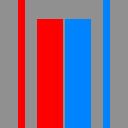
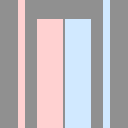
Layer changes from the first (128, 128) image to the second:
removed layer "Emissive" over (x1=18, y1=0, x2=110, y2=128)
painted on "Base" over (x1=18, y1=0, x2=110, y2=128)
hid "Background" over (x1=18, y1=0, x2=110, y2=128)
